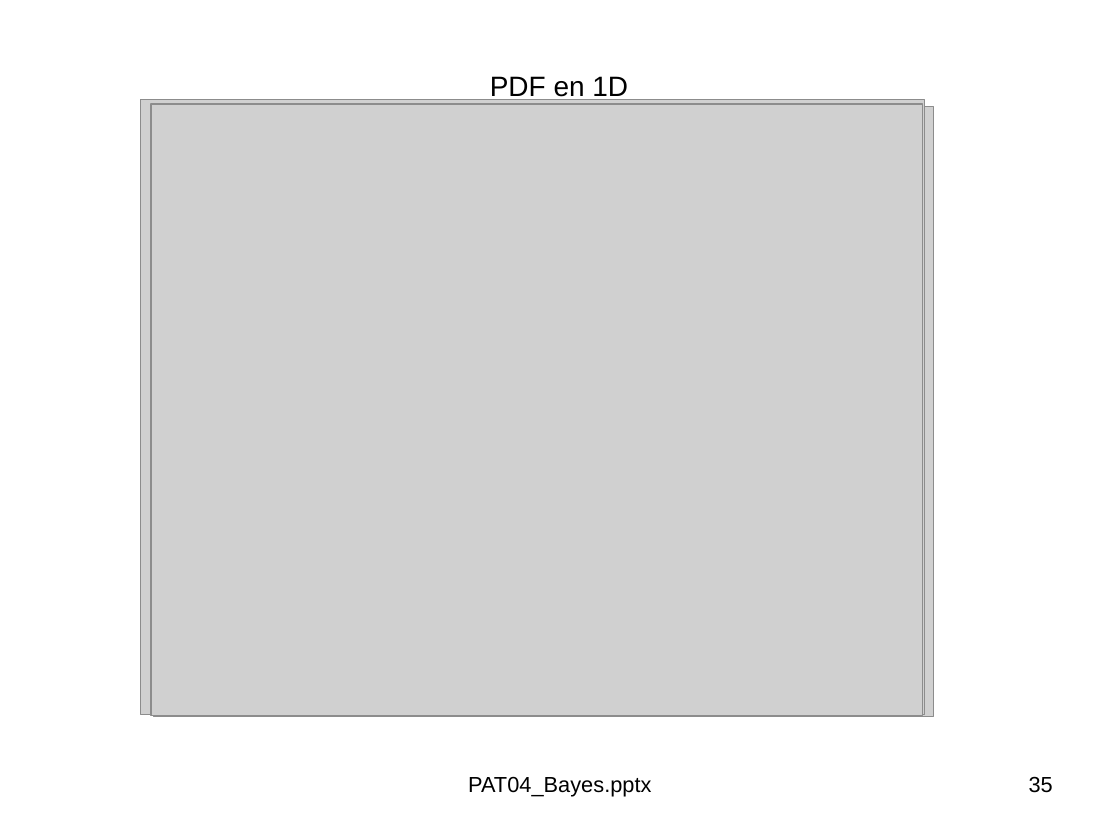
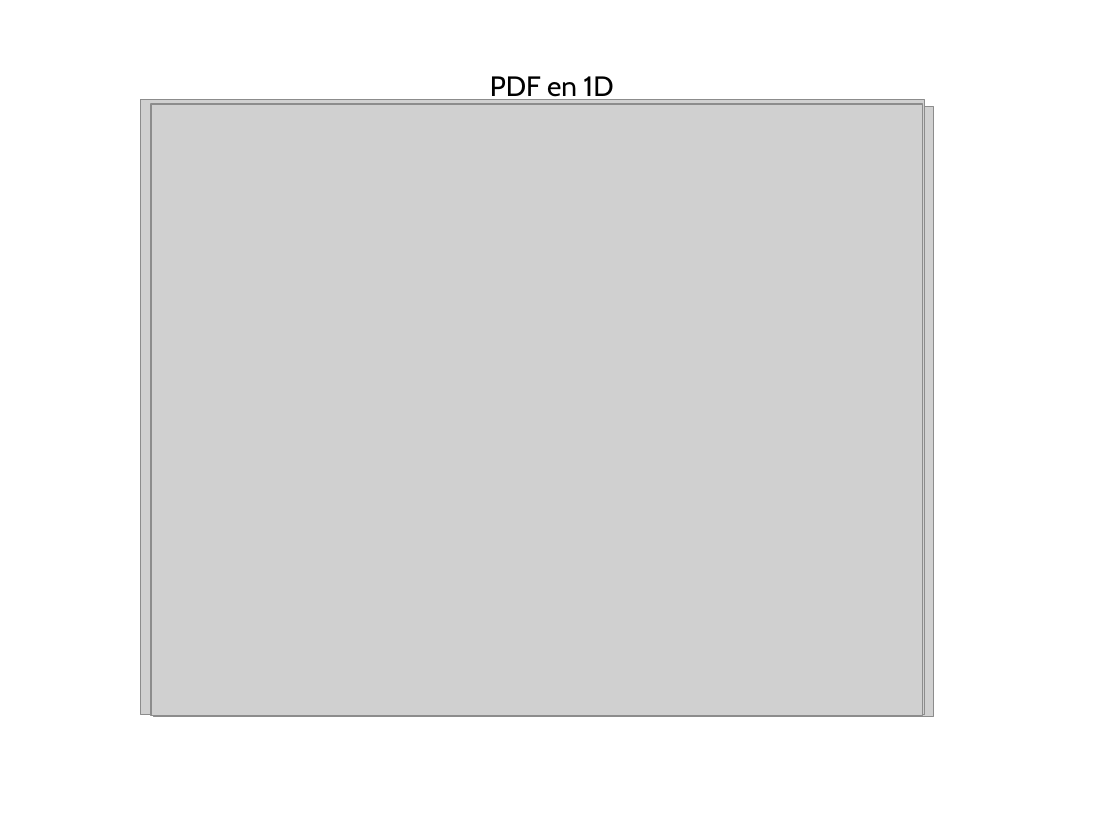
Before and after one commit to domingomery/patrones, a slide deck: slide 36 of clases/Cap04_Clasificacion/presentations/PAT04_Bayes.pptx (slide 35 before the commit). Drawn at 1120x840 pixels with LibreOffice and Linux fonts; fonts in the diff are those of the drawing; grey boxes stand for pictures. Boxes give left, top, right and bottom in pixels: in the first picture for what was removed or moved away, otherwise in the second. Text is boxed around its words. In the diff, an @@ line names an element or a change of style, - is before the commit and + after.

```diff
--- a/clases/Cap04_Clasificacion/presentations/PAT04_Bayes.pptx
+++ b/clases/Cap04_Clasificacion/presentations/PAT04_Bayes.pptx
@@ text "PDF en 1D" at [490,76,613,103]: font Arial to Cabin @@
@@ text removed at [468,776,651,797] @@
-PAT04_Bayes.pptx
@@ page number removed at [1029,776,1053,793] @@
-35
```
Also in this commit, not shown: 32 other slides changed, 13 slides added, 13 other files.
